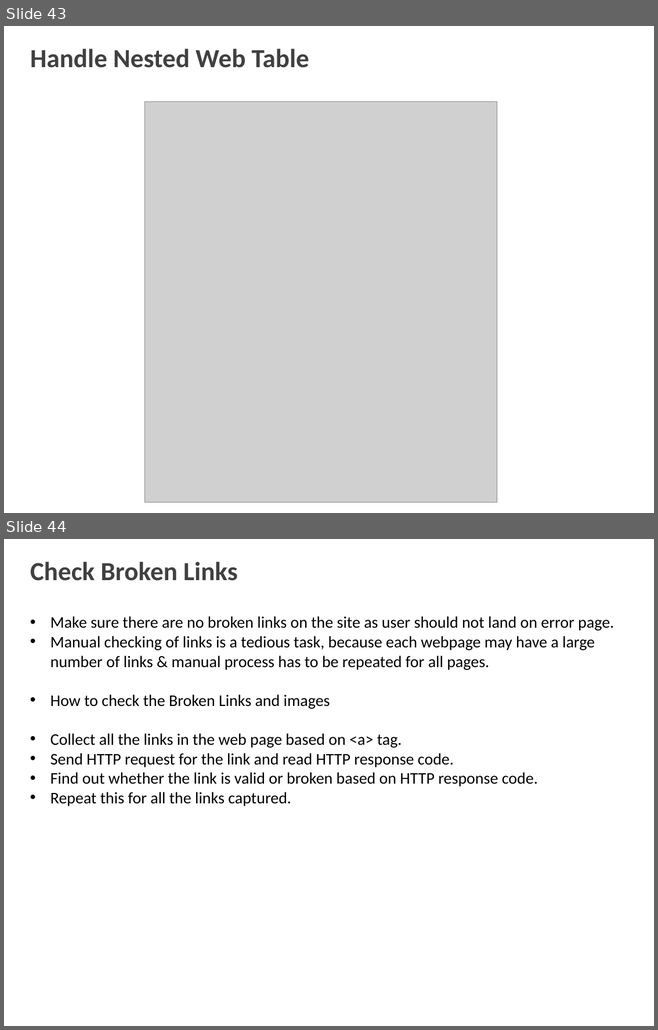
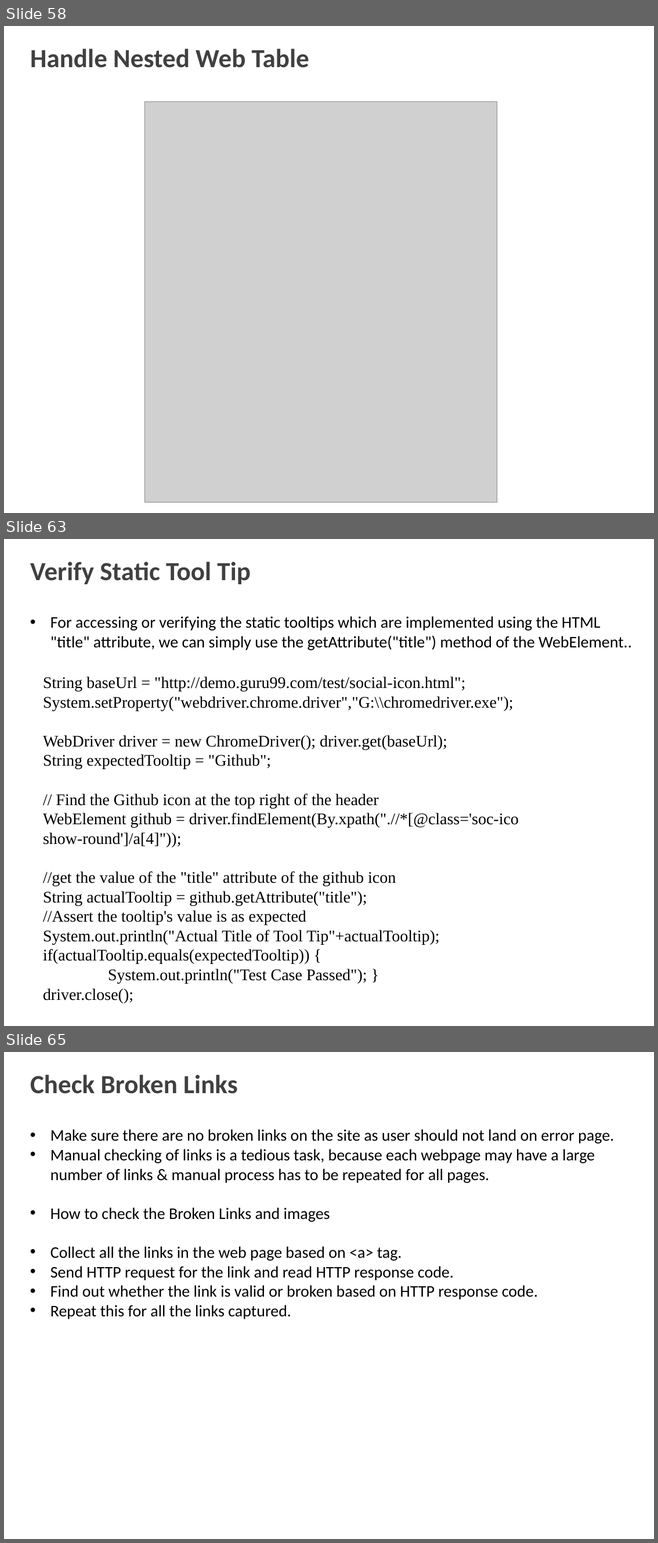
Before and after one commit to shalini06mittal/MphasisPhase5Batch1, a slide deck: 2_Selenium.pptx. Shown one above the other, each under a label of ours: slides 43 and 44 before the commit, slides 58, 63 and 65 after it; the slides between them are not shown. The pictures are 658x1030 and 658x1543 pixels, drawn with LibreOffice and Linux fonts; fonts in the diff are those of the drawing; grey boxes stand for pictures; background and template pictures are left out. Boxes give left, top, right and bottom in pixels: in the first picture for what was removed or moved away, otherwise in the second. Text is boxed around its words. In the diff, an @@ line names an element or a change of style, - is before the commit and + after.

Commit message:
Day 3 selenium wait, xpath, popups

```diff
--- a/2_Selenium.pptx
+++ b/2_Selenium.pptx
@@ slide 63 added at box(4, 539, 654, 1026), background picture (left out) @@
@@ title added at box(30, 562, 250, 584), 29 pt, text #404040, bold @@
+Verify Static Tool Tip
@@ text added at box(50, 616, 632, 650), 18 pt, text #000000 @@
+• For accessing or verifying the static tooltips which are implemented using the HTML "title" attribute, we can simply use the getAttribute("title") method of the WebElement..
@@ text added at box(43, 676, 518, 1003), 18 pt, text #000000 @@
+String baseUrl = "http://demo.guru99.com/test/social-icon.html";
+System.setProperty("webdriver.chrome.driver","G:\\chromedriver.exe");
+WebDriver driver = new ChromeDriver(); driver.get(baseUrl);
+String expectedTooltip = "Github";
+// Find the Github icon at the top right of the header
+WebElement github = driver.findElement(By.xpath(".//*[@class='soc-ico show-round']/a[4]"));
+//get the value of the "title" attribute of the github icon
+String actualTooltip = github.getAttribute("title");
+//Assert the tooltip's value is as expected
+System.out.println("Actual Title of Tool Tip"+actualTooltip); if(actualTooltip.equals(expectedTooltip)) {
+System.out.println("Test Case Passed"); }
+driver.close();
@@ what was slide 43 is now slide 58 @@
@@ what was slide 44 is now slide 65 @@
```
Also in this commit, not shown: 2 slides changed, 21 other slides added, 42 other files.
